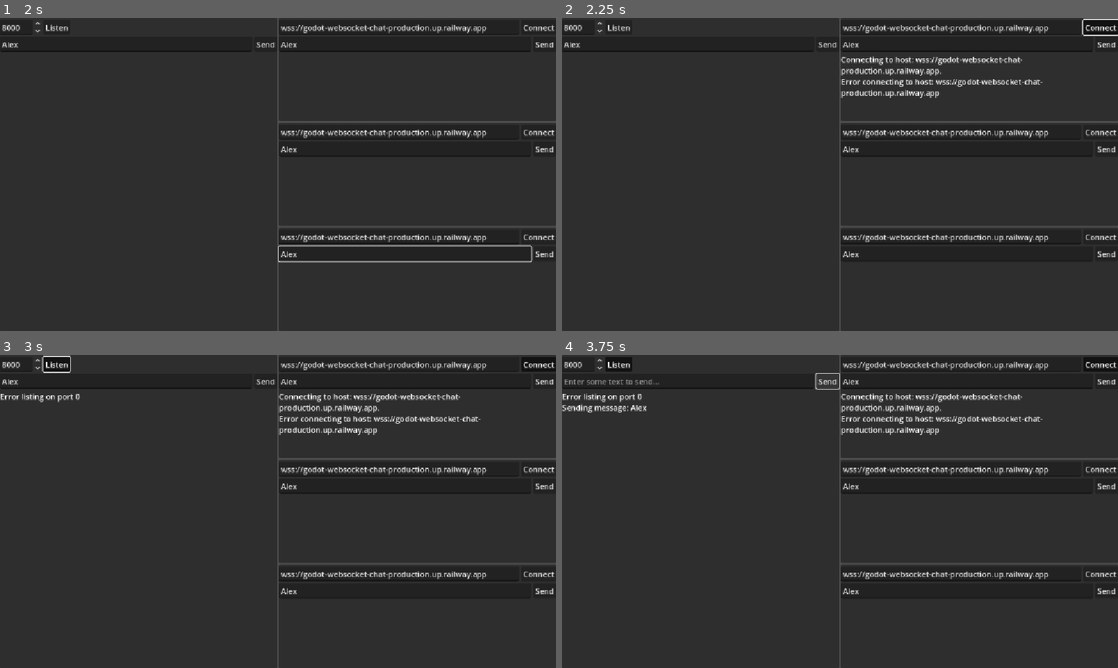
Above: before the commit, frames 1-4 (two rows, left to right).
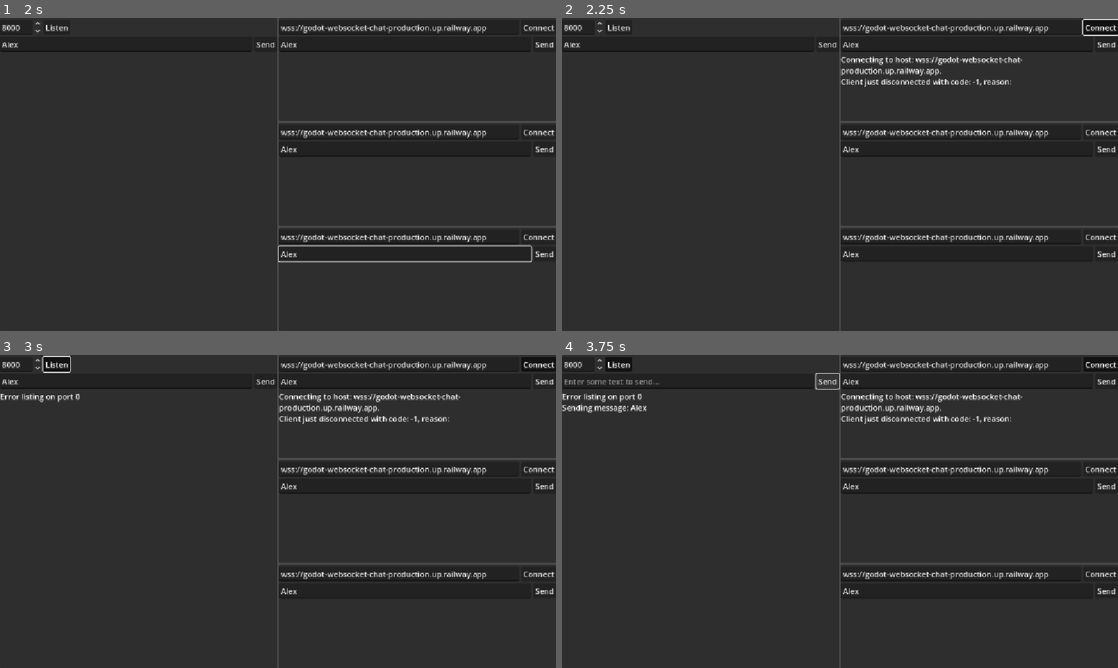
Above: after the commit, the same moments.

Repository: mreedr/godot-websocket-chat
Game: Godot game, scene res://combo.tscn
The game is run twice, just before and just after one commit, with the same random seed, the same clock (stepped at 60 frames per second) and the same inputs.
Inputs (mouse positions are in pixels of both pictures, inside the frame that each line leads up to):
- Up to frame 1 (2 s): click (127, 43) at 0.52 s; type "Alex" at 0.6 s; click (405, 43) at 0.75 s; type "Alex" at 0.83 s; click (405, 149) at 0.98 s; type "Alex" at 1.07 s; click (405, 252) at 1.27 s; type "Alex" at 1.35 s
- Up to frame 2 (2.25 s): click "Connect" at 2 s
- Up to frame 3 (3 s): click "Listen" at 2.75 s
- Up to frame 4 (3.75 s): click "Send" at 3.5 s

Frame 1 is identical in both runs. In frame 2, 0.7% of the frame differs, in the area x 50-87%, y 19-26%; in frame 3, 0.7%; in frame 4, 0.7%.

Commit message:
testing 8000 in docker

Diff:
--- a/websocket/WebSocketClient.gd
+++ b/websocket/WebSocketClient.gd
@@ -13,7 +13,8 @@
 signal message_received(message: Variant)
 
 func connect_to_url(url: String) -> int:
-	socket.supported_protocols = supported_protocols
+	#socket.supported_protocols = supported_protocols
+	socket.supported_protocols = ["demo-chat"]
 	socket.handshake_headers = handshake_headers
 
 	var err := socket.connect_to_url(url, tls_options)
Not shown, added: build/index.apple-touch-icon.png.import
Not shown, added: build/index.icon.png.import
Not shown, added: build/index.png.import
Not shown, changed: export_presets.cfg
Not shown, added: .DS_Store
Not shown, changed: Dockerfile
Not shown, removed: build.zip
Not shown, added: build/index.apple-touch-icon.png
Not shown, added: build/index.audio.position.worklet.js
Not shown, added: build/index.audio.worklet.js
Not shown, added: build/index.html
Not shown, added: build/index.icon.png
(and 4 more such lines)
